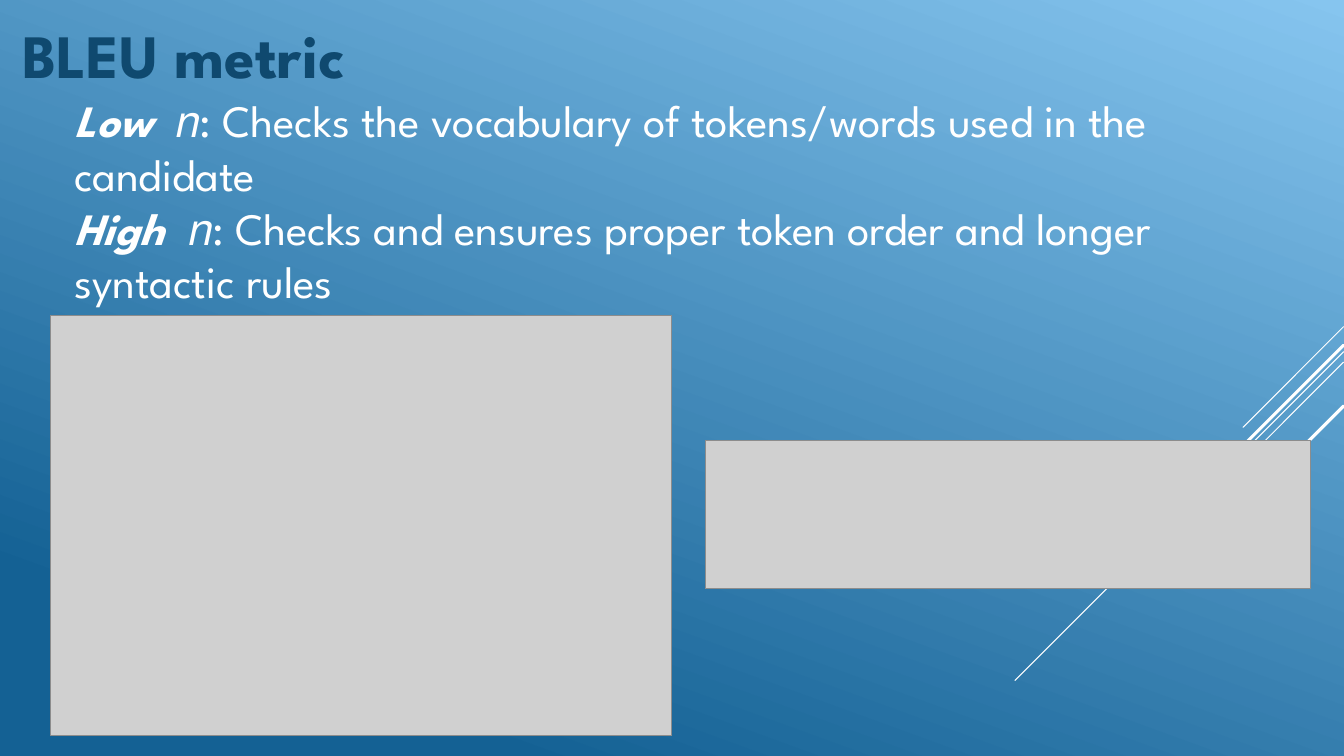
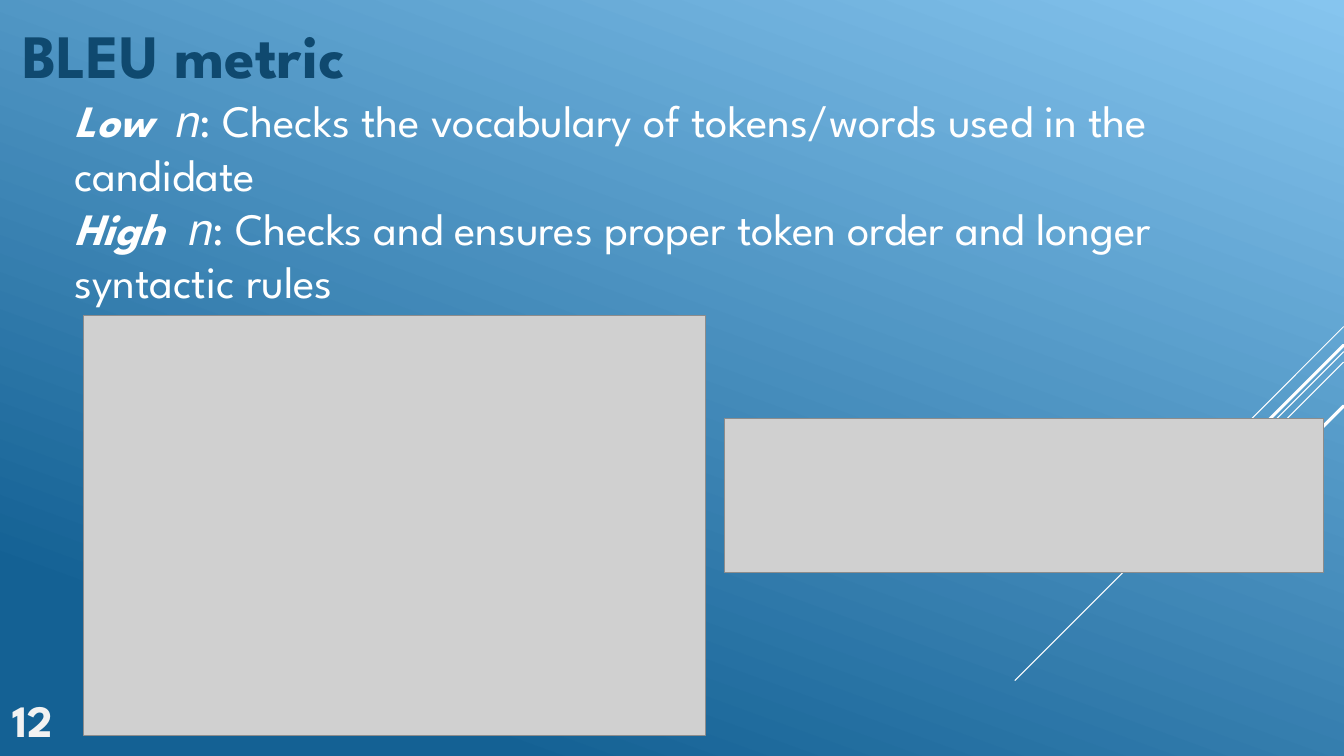
Before and after one commit to GeckSpy/IPdf2Latex, a slide deck: slide 12 of Presentation/Final presentation.pptx. Drawn at 1344x756 pixels with LibreOffice and Linux fonts; fonts in the diff are those of the drawing; grey boxes stand for pictures. Boxes give left, top, right and bottom in pixels: in the first picture for what was removed or moved away, otherwise in the second. Text is boxed around its words. In the diff, an @@ line names an element or a change of style, - is before the commit and + after.

```diff
--- a/Presentation/Final presentation.pptx
+++ b/Presentation/Final presentation.pptx
@@ picture: place and size @@
-picture at [50,316,671,736]
+picture at [84,316,705,736]
@@ picture: place and size @@
-picture at [706,441,1311,589]
+picture at [725,418,1324,572]
@@ text added at [13,707,53,737], 32 pt, text #F2F2F2, bold @@
+12
```
Also in this commit, not shown: 17 other slides changed, 2 slides added, 1 slide removed, 2 other files.
